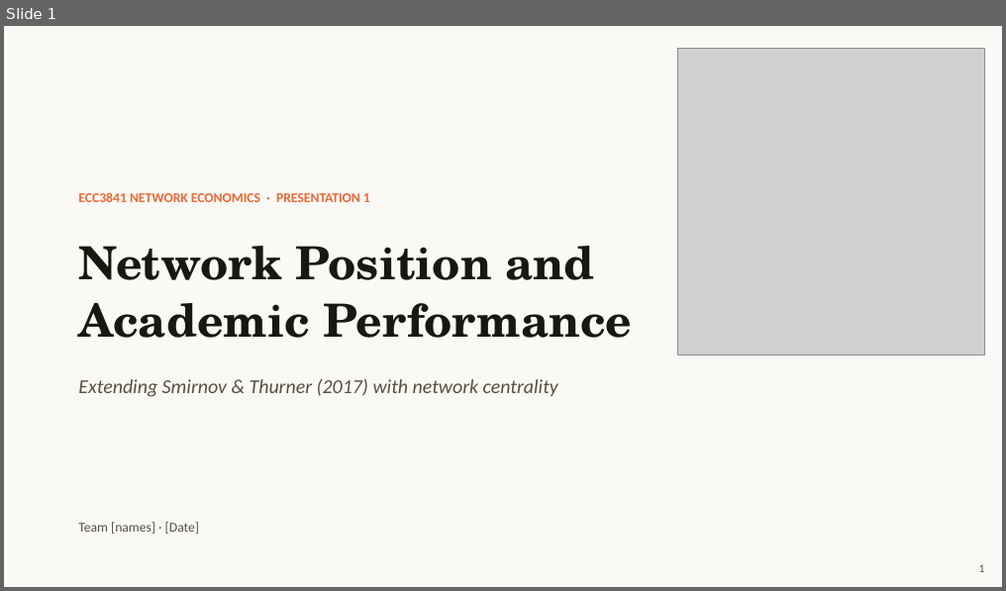
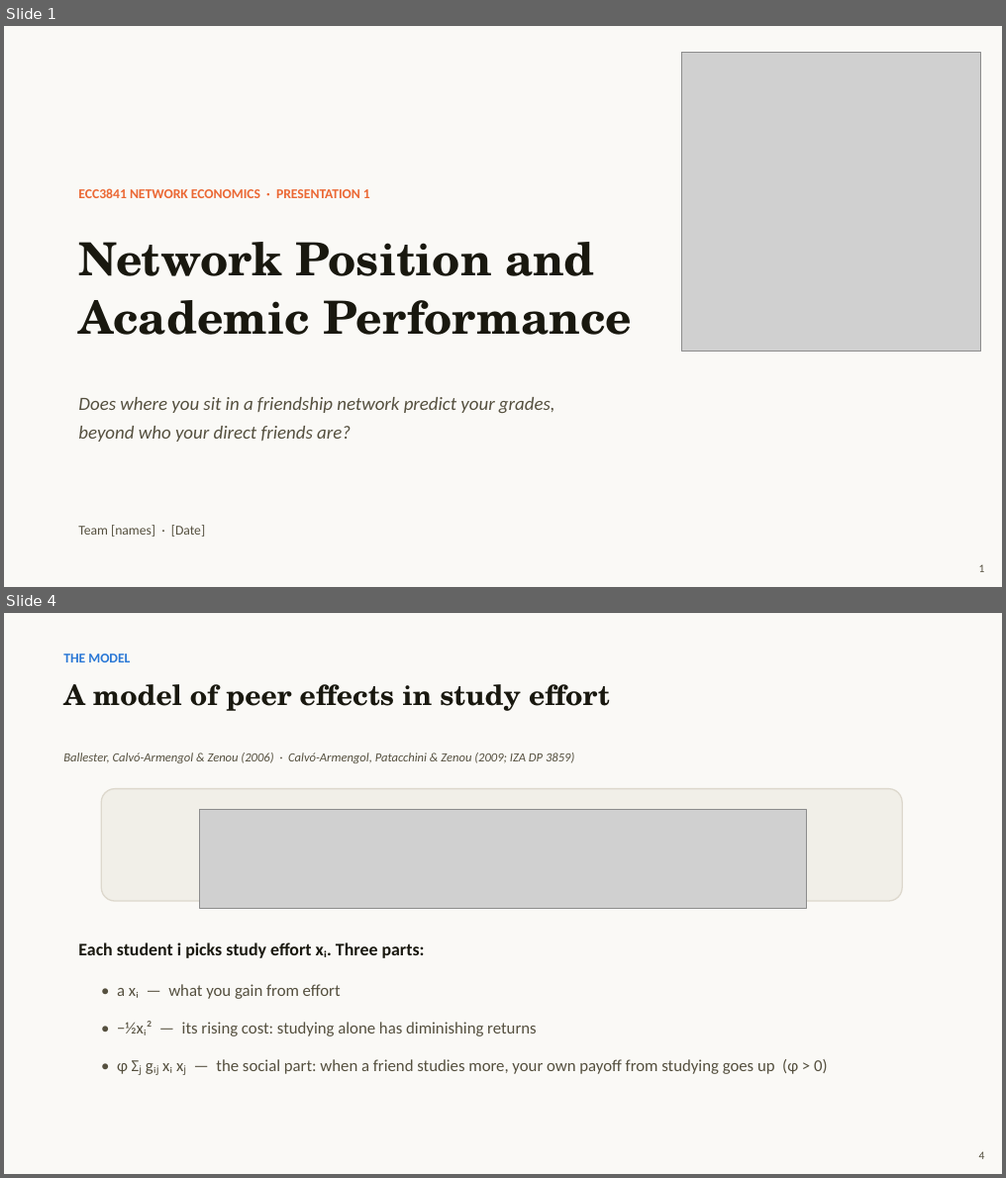
Before and after one commit to TingyingHuang/ECC3841-network-position-and-academic-performance, a slide deck: slides/Presentation1.pptx. Shown one above the other, each under a label of ours: slide 1 before the commit, slides 1 and 4 after it; the slides between them are not shown. The pictures are 1006x591 and 1006x1178 pixels, drawn with LibreOffice and Linux fonts; fonts in the diff are those of the drawing; grey boxes stand for pictures. Boxes give left, top, right and bottom in pixels: in the first picture for what was removed or moved away, otherwise in the second. Text is boxed around its words. In the diff, an @@ line names an element or a change of style, - is before the commit and + after.

```diff
--- a/slides/Presentation1.pptx
+++ b/slides/Presentation1.pptx
@@ slide 4 added at [4, 613, 1002, 1174], background #FFFFFF @@
@@ rectangle added at [4, 613, 1002, 1174], fill #FAF9F6 @@
@@ text added at [63, 654, 130, 663], 13 pt, text #2A78D6, bold @@
+THE MODEL
@@ text added at [63, 684, 610, 711], 27 pt, text #19180F, bold @@
+A model of peer effects in study effort
@@ text added at [63, 753, 574, 763], 12 pt, text #55503F, italic @@
+Ballester, Calvó-Armengol & Zenou (2006) · Calvó-Armengol, Patacchini & Zenou (2009; IZA DP 3859)
@@ rounded rectangle added at [101, 789, 902, 901], fill #F1EFE8, outline #DDD8CD 1.25 pt @@
@@ picture added at [200, 809, 807, 909] @@
@@ text added at [78, 943, 425, 959], 17 pt, text #19180F, bold @@
+Each student i picks study effort xᵢ. Three parts:
@@ text added at [117, 984, 828, 1074], 16 pt, text #55503F @@
+• a xᵢ — what you gain from effort
+• −½xᵢ² — its rising cost: studying alone has diminishing returns
+• φ Σⱼ gᵢⱼ xᵢ xⱼ — the social part: when a friend studies more, your own payoff from studying goes up (φ > 0)
@@ text added at [979, 1152, 985, 1159], 11 pt, text #55503F @@
+4
@@ slide 1 changed as well @@
@@ picture: place and size @@
-picture at [678, 49, 985, 356]
+picture at [681, 52, 981, 352]
@@ text "ECC3841 NETWORK ECONOMICS · PRESENTATION ...": place and size @@
-text "ECC3841 NETWORK ECONOMICS · PRESENTATION ..." at [78, 192, 370, 202]
+text "ECC3841 NETWORK ECONOMICS · PRESENTATION ..." at [78, 188, 370, 198]
@@ text "Network Position and": place and size @@
-text "Network Position and" at [78, 246, 632, 338]
+text "Network Position and" at [78, 242, 632, 335]
@@ text at [78, 397, 555, 442]: text changed; size 19 to 18 pt @@
-Extending Smirnov & Thurner (2017) with network centrality
+Does where you sit in a friendship network predict your grades,
+beyond who your direct friends are?
@@ text "Team [names] · [Date]" rewrapped from [78, 522, 199, 534] to [78, 525, 205, 537] @@
```
Also in this commit, not shown: 3 other slides changed, 7 other slides added, 5 slides removed, 9 other files.
